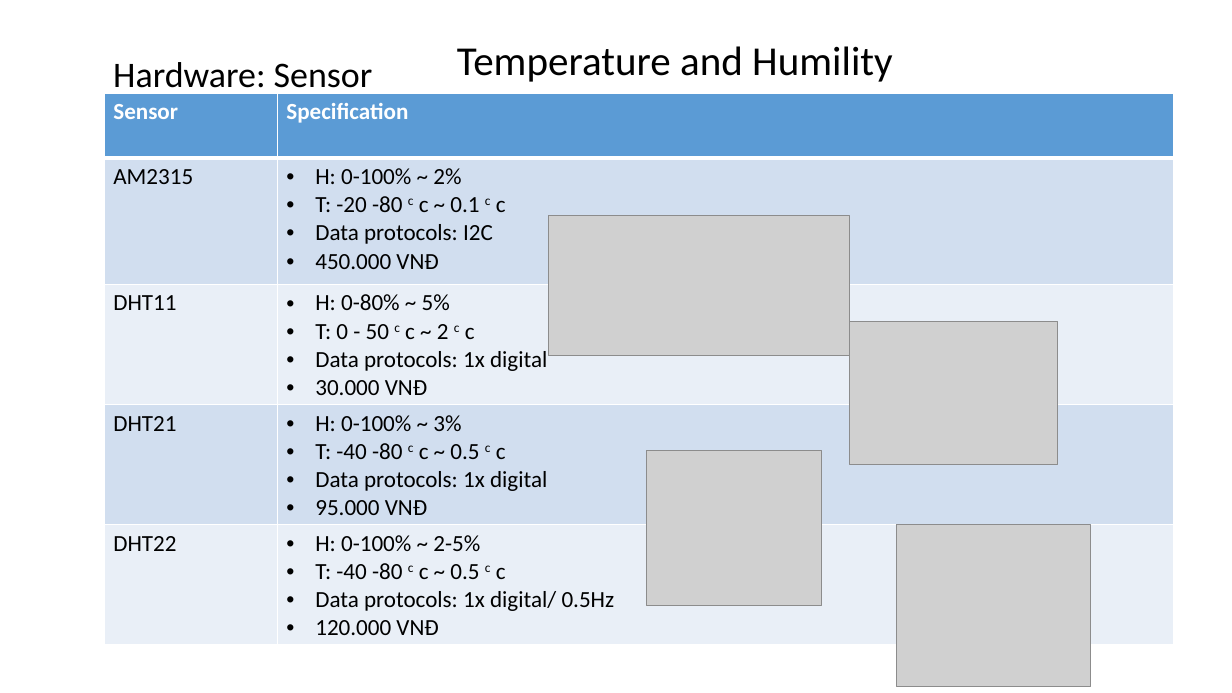
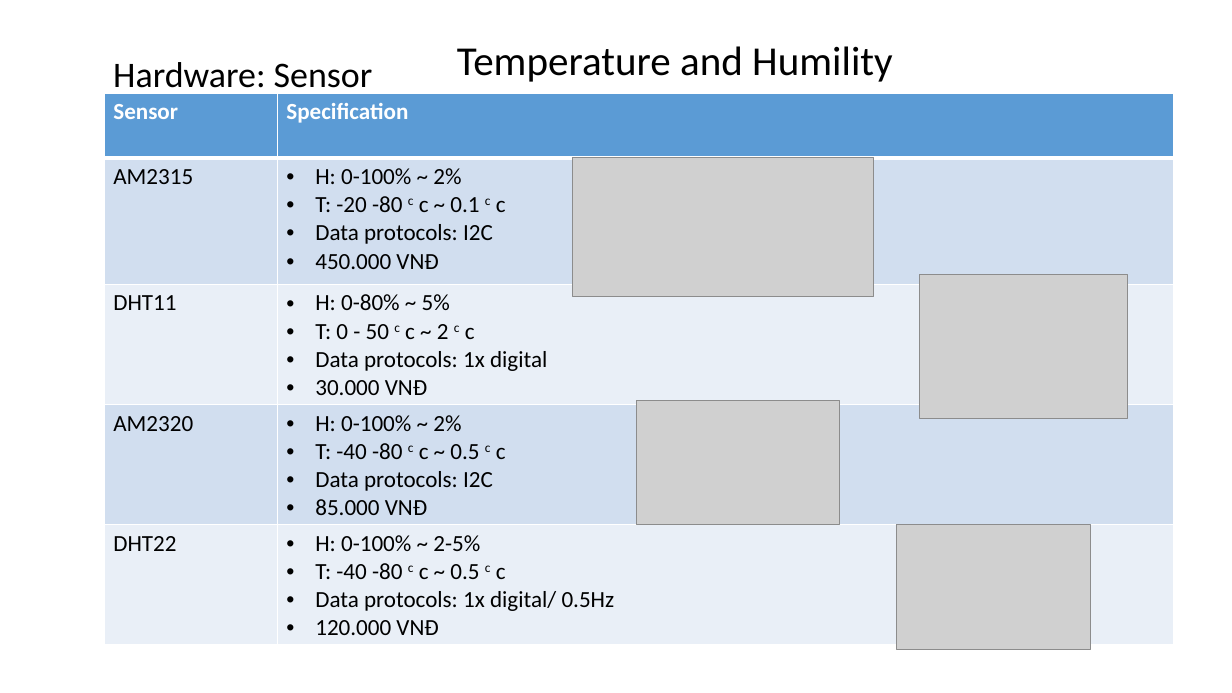
Before and after one commit to sangphanthanh/CP_SmartGarden, a slide deck: slide 5 of document/Presentation/Present01.pptx. Drawn at 1232x693 pixels with LibreOffice and Linux fonts; fonts in the diff are those of the drawing; grey boxes stand for pictures. Boxes give left, top, right and bottom in pixels: in the first picture for what was removed or moved away, otherwise in the second. Text is boxed around its words. In the diff, an @@ line names an element or a change of style, - is before the commit and + after.

```diff
--- a/document/Presentation/Present01.pptx
+++ b/document/Presentation/Present01.pptx
@@ table at [104,93,1174,645] @@
-row 4, column 1: DHT21
+row 4, column 1: AM2320
-row 4, column 2: H: 0-100% ~ 3% / T: -40 -80 c c ~ 0.5 c c / Data protocols: 1x digital / 95.000 VNĐ
+row 4, column 2: H: 0-100% ~ 2% / T: -40 -80 c c ~ 0.5 c c / Data protocols: I2C / 85.000 VNĐ
@@ picture: place and size @@
-picture at [548,216,849,357]
+picture at [573,157,874,298]
@@ picture: place and size @@
-picture at [850,322,1058,466]
+picture at [920,274,1128,419]
@@ picture added at [637,400,840,524] @@
@@ picture removed at [646,450,822,605] @@
@@ picture: place and size @@
-picture at [897,525,1092,687]
+picture at [897,525,1092,650]
```
Also in this commit, not shown: 4 other slides changed, 2 slides added, 1 slide removed, 2 other files.
